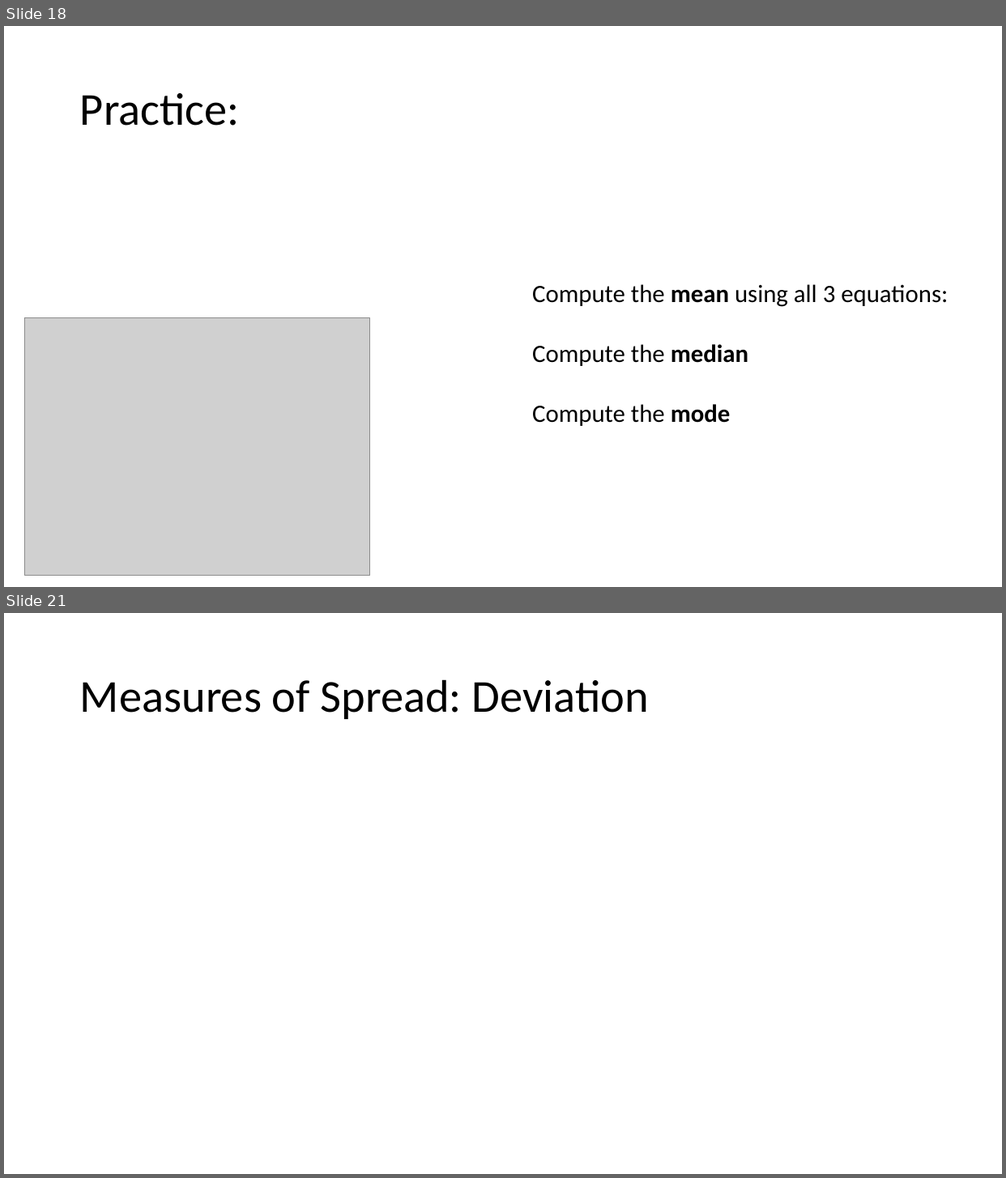
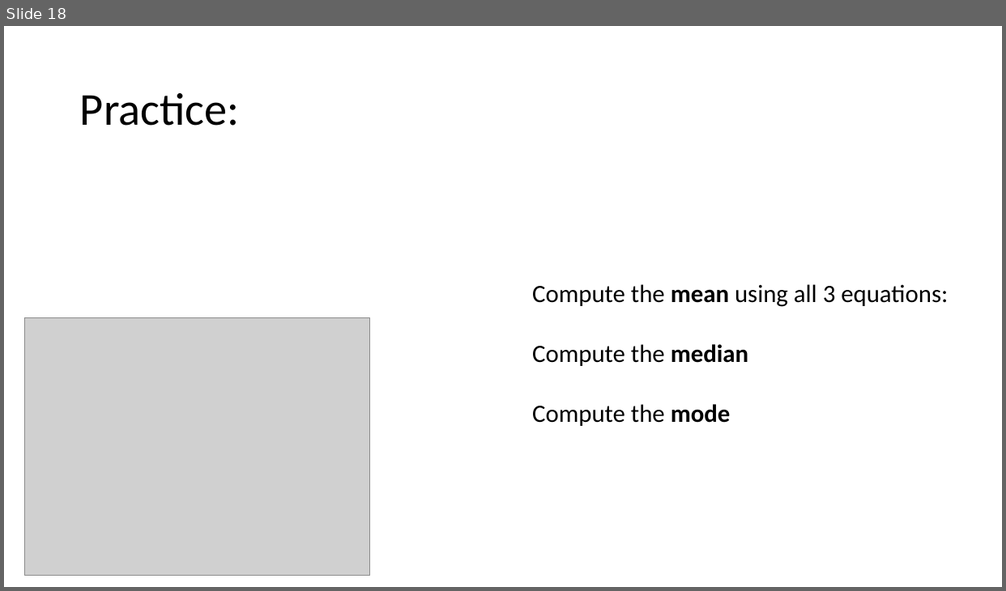
Before and after one commit to Jarred6068/UI_STAT251-03_Spring_2024, a slide deck: docs/lecture_slides/Week 3/Week3_Lecture4_Slides_1_22_2024.pptx. Shown one above the other, each under a label of ours: slides 18 and 21 before the commit, slide 18 after it; the slides between them are not shown. The pictures are 1006x1178 and 1006x591 pixels, drawn with LibreOffice and Linux fonts; fonts in the diff are those of the drawing; grey boxes stand for pictures. Boxes give left, top, right and bottom in pixels: in the first picture for what was removed or moved away, otherwise in the second. Text is boxed around its words. In the diff, an @@ line names an element or a change of style, - is before the commit and + after.

```diff
--- a/docs/lecture_slides/Week 3/Week3_Lecture4_Slides_1_22_2024.pptx
+++ b/docs/lecture_slides/Week 3/Week3_Lecture4_Slides_1_22_2024.pptx
@@ slide 21 removed at bbox=[4, 613, 1002, 1174], background #FFFFFF @@
@@ title removed at bbox=[80, 679, 649, 719] @@
-Measures of Spread: Deviation
```
Also in this commit, not shown: 7 other slides removed, 3 other files.
